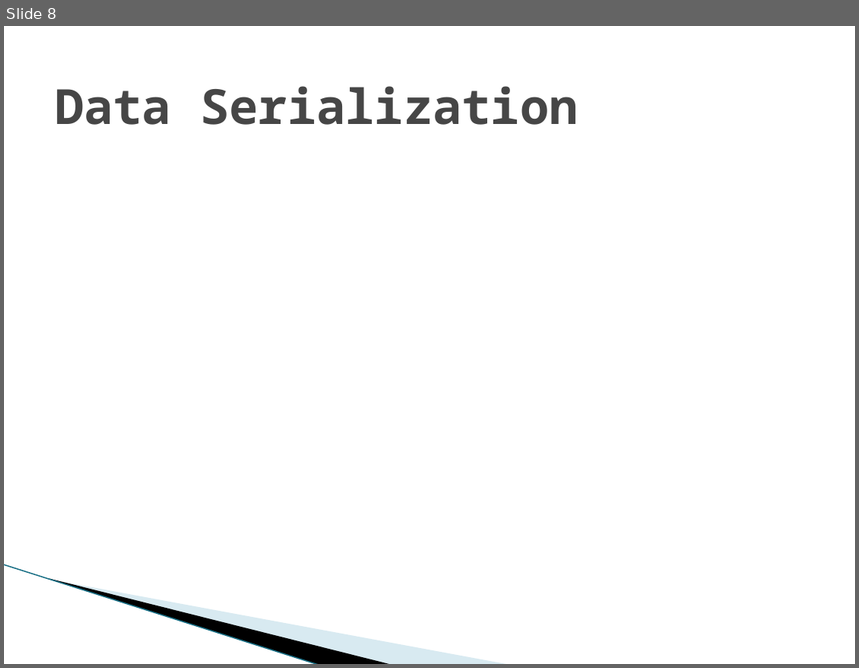
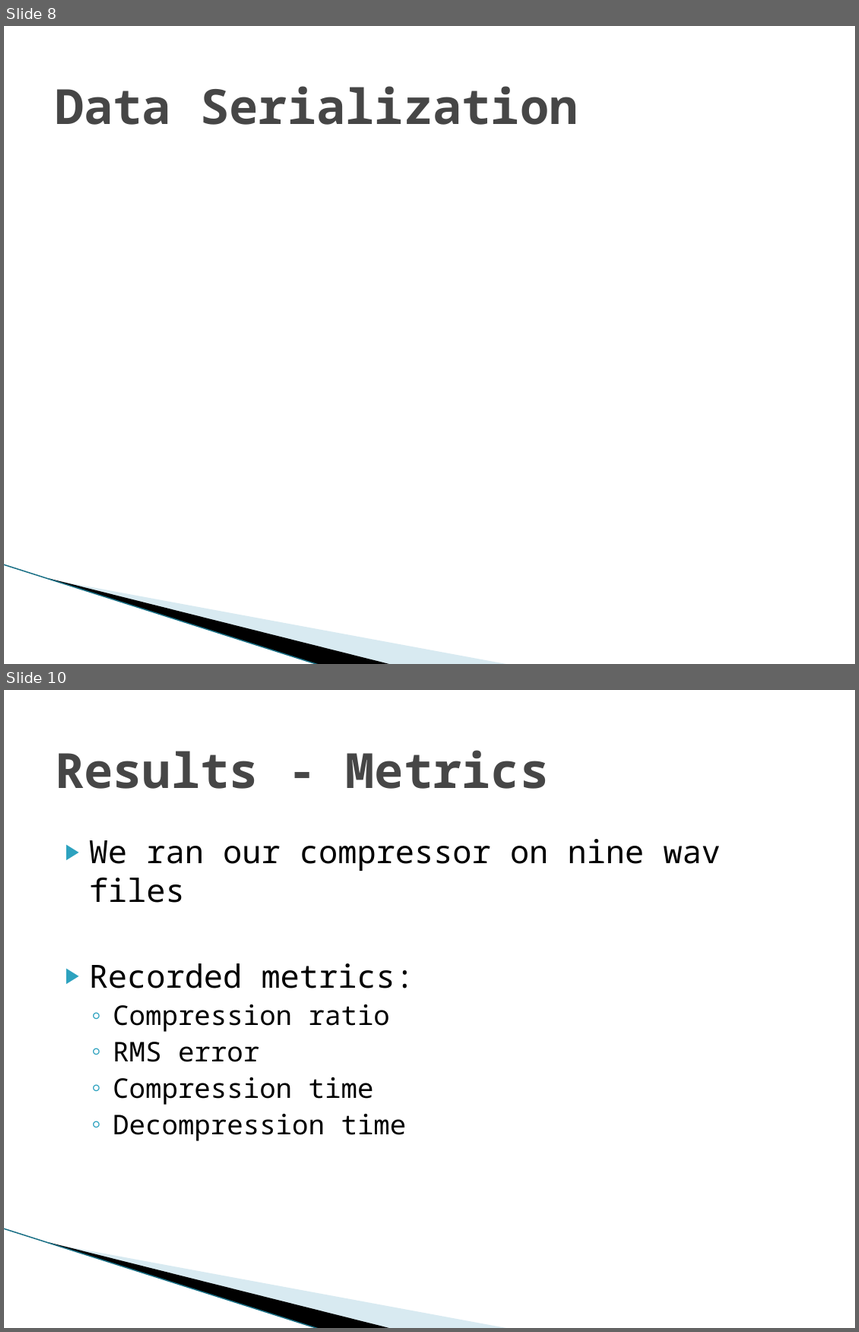
Before and after one commit to ericaddison/Algs_Term_Project, a slide deck: report/JET Audio Encoder.pptx. Shown one above the other, each under a label of ours: slide 8 before the commit, slides 8 and 10 after it; the slides between them are not shown. The pictures are 859x668 and 859x1332 pixels, drawn with LibreOffice and Linux fonts; fonts in the diff are those of the drawing; background and template pictures are left out. Boxes give left, top, right and bottom in pixels: in the first picture for what was removed or moved away, otherwise in the second. Text is boxed around its words. In the diff, an @@ line names an element or a change of style, - is before the commit and + after.

```diff
--- a/report/JET Audio Encoder.pptx
+++ b/report/JET Audio Encoder.pptx
@@ slide 10 added at (4,690,855,1328), background #FFFFFF; not listed: 3 template elements that a slide beside it also shows @@
@@ title added at (55,750,550,789), 41 pt, text #464646, bold @@
+Results - Metrics
@@ text added at (89,839,721,1141), 23 pt, text #000000 @@
+▶ We ran our compressor on nine wav files
+▶ Recorded metrics:
+  ◦ Compression ratio
+  ◦ RMS error
+  ◦ Compression time
+  ◦ Decompression time
```
Also in this commit, not shown: 5 slides changed, 9 other slides added.
